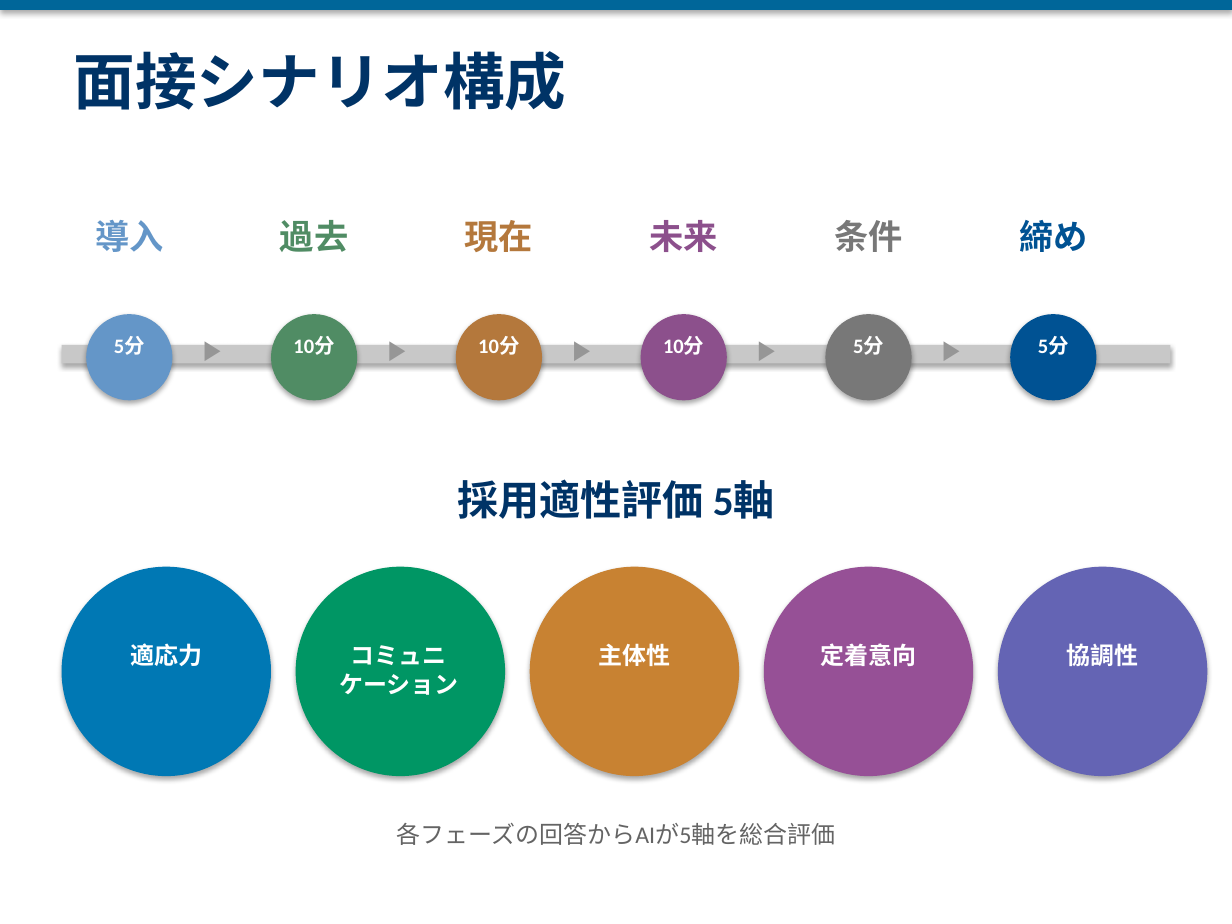
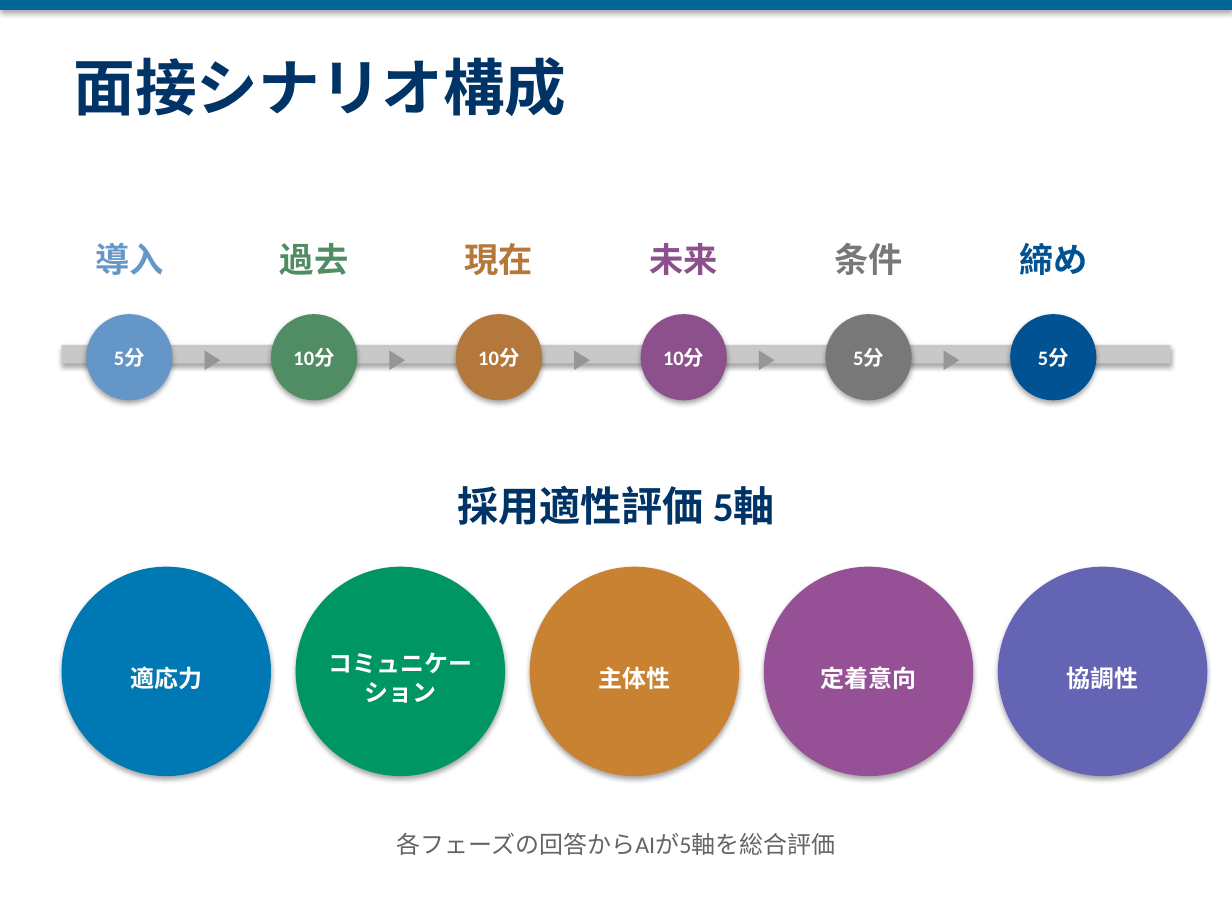
Before and after one commit to yoshidasendai115/ai-interview, a slide deck: slide 5 of docs/プレゼン資料/AI面接プラットフォーム_投資家向け.pptx. Drawn at 1232x924 pixels with LibreOffice and Linux fonts; fonts in the diff are those of the drawing. Boxes give left, top, right and bottom in pixels: in the first picture for what was removed or moved away, otherwise in the second. Text is boxed around its words. In the diff, an @@ line names an element or a change of style, - is before the commit and + after.

Commit message:
feat: 学習ステップテンプレートJSONとドキュメント・UI更新
- backend/app/data/seed/learning_step_templates.json を新規作成
  - 汎用テンプレート（4ステップ）
  - 業界別テンプレート7件（6ステップ）
- 12_面接フロー制御.md にデータソース参照を追加
- 画面設計書DrawIO/PNG更新（学習計画、分析画面等）
- ER図、画面遷移図の更新
- PoC: 固定質問セット、回答サンプル追加

```diff
--- a/docs/プレゼン資料/AI面接プラットフォーム_投資家向け.pptx
+++ b/docs/プレゼン資料/AI面接プラットフォーム_投資家向け.pptx
@@ vertical alignment top to middle in 25 elements at [74, 57, 567, 116], [95, 243, 163, 275], [114, 348, 145, 367], [280, 243, 348, 275], [293, 348, 334, 367], [465, 243, 533, 275], [478, 348, 519, 367], [649, 243, 717, 275], [663, 348, 704, 367], [834, 243, 902, 275], [853, 348, 884, 367], [1019, 243, 1087, 275], [1038, 348, 1069, 367], [457, 485, 775, 525], [130, 666, 202, 689], [598, 666, 670, 689], [820, 666, 916, 689], [1067, 666, 1139, 689], [396, 833, 835, 855], [329, 652, 473, 703], [191, 326, 240, 388], [376, 326, 425, 388], [561, 326, 610, 388], [745, 326, 795, 388], [930, 326, 979, 388] @@
@@ text "コミュニケーション": place and size @@
-text "コミュニケーション" at [339, 645, 458, 695]
+text "コミュニケーション" at [329, 652, 473, 703]
```
Also in this commit, not shown: 16 other slides changed, 2 slides added, 54 other files.
